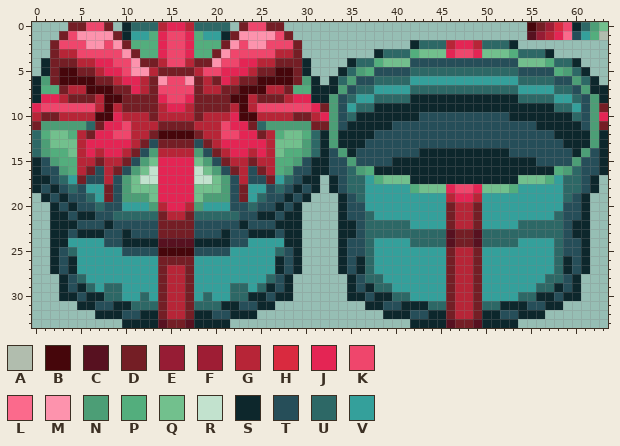
File history of a pixel-art sprite, assets/images/props/presents/kekiiro.png. Above: the version before the commit.
The file is 64x34 pixels.
Palette (. is transparent): A #b1bdae  B #46060b  C #571120  D #741e25  E #961c34  F #9e1d34  G #b72537  H #d92a3f  J #e42554  K #ef466c  L #fb6a8c  M #fd93ad  N #4c9e76  P #53ae7d  Q #72c08d  R #c2e2ce  S #0d272c  T #264e59  U #2d6866  V #34a09b
Pixels before, first column x 0:
 0 ....DDKKD.SUUUGJJGUUUU.DKKDD...........................BDFHKSUNQ
 1 ...DKMMMMDSVVPJKKJPVVSDMMMMKD..........................CEGJLTVPA
 2 ..DKKKMMKMDPPPJKKJPPPDMKMMKKKD............SUUUGJJGUUUS..........
 3 ..DGGKKKKKMDPPJKKJPPDMKKKKKGGD........SUUUPQQQJKKJQQQPUUUS......
 4 .SDDDGGJJKKMDDGKKGDDMKKJJGGDDDS....SUUPQQQTTTTTTTTTTTTQQQPUUS...
 5 .SDBBDDGJJKMMGDDDDGKKJJJGDDBBDS...SUNPTTTTUUUUUUUUUUUUTTTTPNUS..
 6 SNDBBBBDDGJJGDMKKMDGDJGDDBBBBDNS.SUNTTUUUUVVVVVVVVVVVVUUUUTTNUS.
 7 SPPDGGBBBDDJGDKKKKDGGDDBBBGGDPPSSSNTUUVVVVUUUUUUUUUUUUVVVVUUTNSS
 8 SJJGDDDGBBDDDDJKKJDDDDBBGDDDGJJSSNTUVVUUUUSSSSSSSSSSSSUUUUVVUTNS
 9 JKKKKKKGBGDDDDGJJGDDDDGBGKKKKKKJDNTVUUSSSSSSSSSSSSSSSSSSSSUUVTND
10 GDDGGGGBBJGGGDGGGGDGGGJBBGGGGDDGJNTUSSSSSSSTTTTTTTTTTSSSSSSSUTNJ
11 DNNNNNUDJJKGGGDDDDGGGKJJDUNNNNNDDNTSSSSSTTTTTTTTTTTTTTTTSSSSSTND
12 UPQQPGDJJKKGGDBBBBDGGKKJJDGPQQPUSNSSSSTTTTTTTTTTTTTTTTTTTTSSSSNS
13 UNQQQGJJJJJGDTDDDDTDGJJJJJGQQQNUSNSSSTTTTTTTTTTTTTTTTTTTTTTSSSNS
14 UNPPQGJGJJGDTNGGGGNTDGJJGJGQPPNUSTNSTTTTTTTSSSSSSSSSSTTTTTTTSNTS
15 STNPPGGDGGDTNQJJJJQNTDGGDGGPPNTSSTTNTTTTSSSSSSSSSSSSSSSSTTTTNTTS
16 STTNPGDTGDTNQRJJJJRQNTDGTDGPNTTSSTTUNPSSSSSSSSSSSSSSSSSSSSPNUTTS
17 SSTUVDTTGTNQRRJJJJRRQNTGTTDVUTSS.STUUVPQQQSSSSSSSSSSSSQQQPVUUTS.
18 STSTUTVVDTNQQQJJJJQQQNTDVVTUTSTS.STUUVVVVVPQQQJKKJQQQPVVVVVUUTS.
19 .STSTTUVDTNNNQJJJJQNNNTDVUTTSTS...STUVVVVVVVVVGJJGVVVVVVVVVUTS..
20 ..STSTTUTTVVVNGJJGNVVVTTUTTSTS....STTVVVVVVVVVDGGDVVVVVVVVVTTS..
21 ..SSTSSTTUUUUUDGGDUUUUUTTSSTSS....STTUVVVVVVVVDGGDVVVVVVVVUTTS..
22 ..SSSTTTSTTTTTDDDDTTTTTSTTTSSS....SSTUUUUUVVVVDGGDVVVVUUUUUTSS..
23 ..SSTSSSTTSTTTDDDDTTTSTTSSSTSS....SSTUUUUUUUUUCDDCUUUUUUUUUTSS..
24 ..SSVVVVTTSSSSCCCCSSSSTTVVVVSS....STTUVVVVUUUUCDDCUUUUVVVVUTTS..
25 ..STUVVVVVTTTTBBBBTTTTVVVVVUTS....STTUVVVVVVVVDGGDVVVVVVVVUTTS..
26 ..STSVVVVVVVVVDDDDVVVVVVVVVSTS....STSUVVVVVVVVDGGDVVVVVVVVUSTS..
27 ..STSVVVVVVVVVDGGDVVVVVVVVVSTS....STSUVVVVVVVVDGGDVVVVVVVVUSTS..
28 ...STUVVVVVVVVDGGDVVVVVVVVUTS......STUUVVVVVVVDGGDVVVVVVVUUTS...
29 ...STSUVUUVVVVDGGDVVVVUUVUSTS......STSUUVVVVVVDGGDVVVVVVUUSTS...
30 ...SSTSSUUVVUVDGGDVUVVUUSSTSS......SSTSSUUVVVVDGGDVVVVUUSSTSS...
31 .....SSTTSSUUUDGGDUUUSSTTSS..........SSTTSSSUUDGGDUUSSSTTSS.....
32 .......SSSTTSSDGGDSSTTSSS..............SSSTTSSDGGDSSTTSSS.......
33 ..........SSSSCDDCSSSS....................SSSSCDDCSSSS..........
And afterwards:
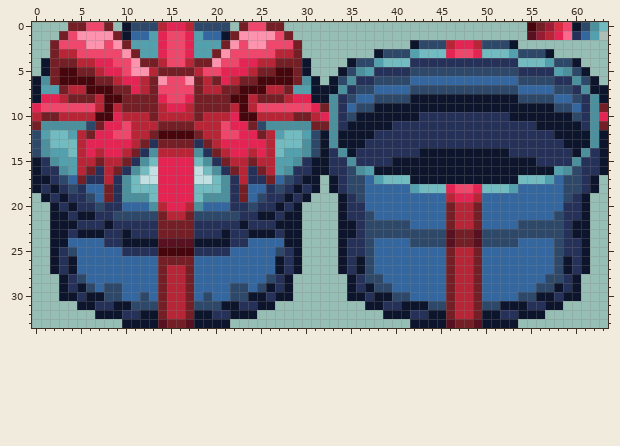
Change:
{"colour":"A","old":"#b1bdae","new":"#aebdb6"}
{"colour":"N","old":"#4c9e76","new":"#4c909e"}
{"colour":"P","old":"#53ae7d","new":"#53a1ae"}
{"colour":"Q","old":"#72c08d","new":"#72bbc0"}
{"colour":"R","old":"#c2e2ce","new":"#c2dfe2"}
{"colour":"S","old":"#0d272c","new":"#0d152c"}
{"colour":"T","old":"#264e59","new":"#263159"}
{"colour":"U","old":"#2d6866","new":"#2d4868"}
{"colour":"V","old":"#34a09b","new":"#3467a0"}
{"label":"changed","picture_box":[122,22,158,58]}
{"label":"changed","picture_box":[194,22,608,328]}
{"label":"changed","picture_box":[32,58,158,328]}
